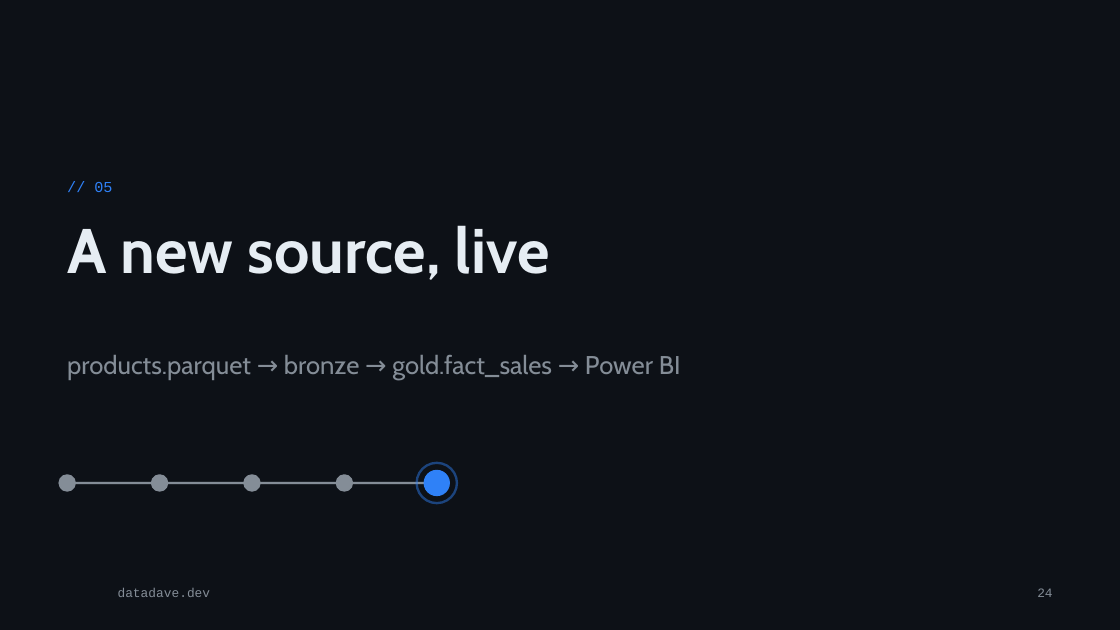
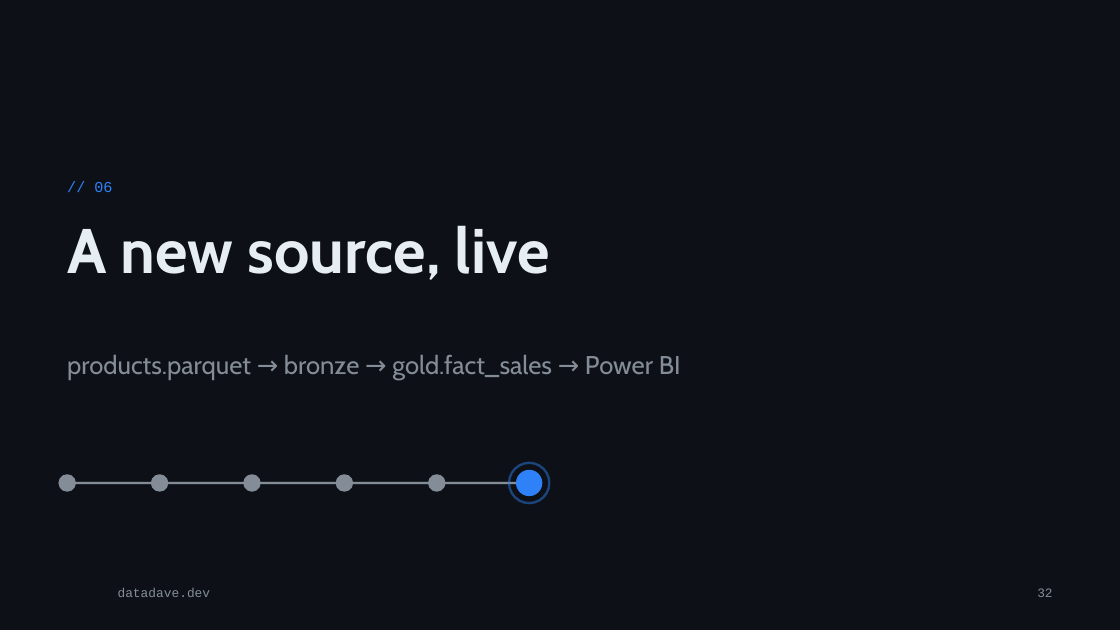
Before and after one commit to phant0mw0lf/datadave, a slide deck: slide 32 of talks/2026-12-metadata-orchestration/metadata-orchestration.pptx (slide 24 before the commit). Drawn at 1120x630 pixels with LibreOffice and Linux fonts; fonts in the diff are those of the drawing; background and template pictures are left out. Boxes give left, top, right and bottom in pixels: in the first picture for what was removed or moved away, otherwise in the second. Text is boxed around its words. In the diff, an @@ line names an element or a change of style, - is before the commit and + after.

```diff
--- a/talks/2026-12-metadata-orchestration/metadata-orchestration.pptx
+++ b/talks/2026-12-metadata-orchestration/metadata-orchestration.pptx
@@ ellipse: place and size @@
-ellipse at box(417, 463, 457, 503)
+ellipse at box(429, 476, 444, 491)
@@ ellipse at box(429, 476, 444, 491): fill none to #848D97; outline #2F81F7 2 pt to #848D97 2 pt @@
@@ ellipse: place and size @@
-ellipse at box(424, 471, 450, 496)
+ellipse at box(509, 463, 549, 503)
@@ ellipse at box(509, 463, 549, 503): fill #2F81F7 to none; outline #2F81F7 1 pt to #2F81F7 2 pt @@
@@ ellipse added at box(517, 471, 542, 496), fill #2F81F7, outline #2F81F7 1 pt @@
@@ line moved from (67, 483) - (437, 483) to (67, 483) - (529, 483) @@
@@ line moved from (67, 483) - (437, 483) to (67, 483) - (529, 483) @@
@@ page number at box(1037, 588, 1052, 597): text changed @@
-24
+32
```
Also in this commit, not shown: 11 other slides changed, 9 slides added, 3 other files.
